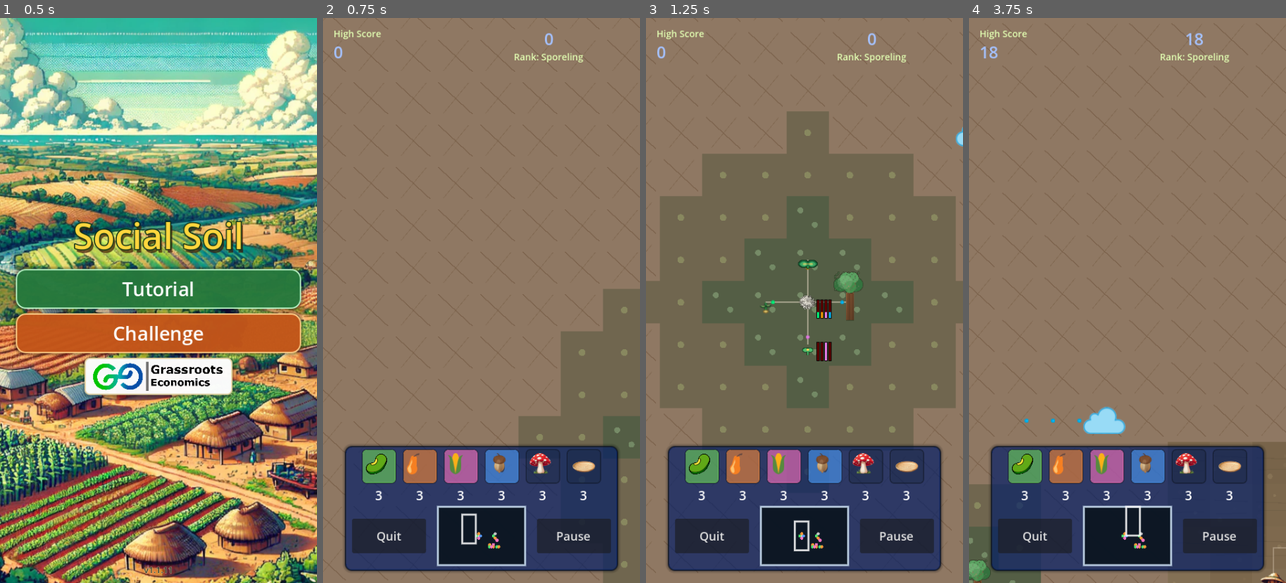
Above: before the commit, frames 1-4 (left to right).
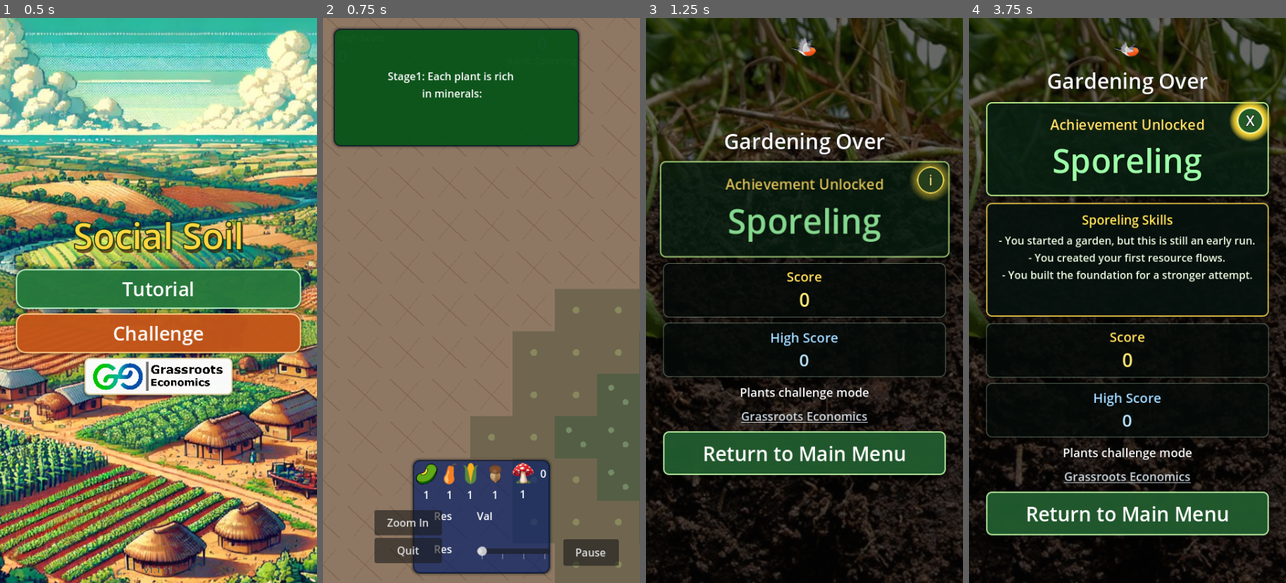
Above: after the commit, the same moments.

Repository: grassrootseconomics/mycofig
Game: Godot game, scene res://scenes/title_screen.tscn
Same seed, same stepped clock (60 frames per second), same inputs: the game is played once before the commit and once after it. Sound files missing from this copy of the repository are replaced by a short silence.
Inputs (mouse positions are in pixels of both pictures, inside the frame that each line leads up to):
- Up to frame 1 (0.5 s): no input
- Up to frame 2 (0.75 s): click "Challenge" at 0.5 s
- Up to frame 3 (1.25 s): no input
- Up to frame 4 (3.75 s): tap Enter at 1.25 s; drag from (1127, 537) to (1130, 300) at 1.27 s; drag from (1064, 328) to (1016, 543) at 2.02 s; move the mouse to (1159, 176) at 2.77 s; hold Right (right) 2.78-3.5 s; tap D (cam_right) at 2.85 s; click (1159, 176) at 2.92 s; click (1251, 181) at 3.5 s, where only the run after the commit has a clickable "i"

Frame 1 is identical in both runs. In frame 2, 40% of the frame differs, in the area x 2-100%, y 1-100%; in frame 3, 99%; in frame 4, 100%, in the area x 0-100%, y 0-100%.
Error after the commit: Parse Error: Cannot infer the type of "zoom_enabled" variable because the value doesn't have a set type. (res://scenes/ui.gd:412)

Commit message:
Implement world zoom functionality and update UI elements for zoom control

Diff:
--- a/global/global.gd
+++ b/global/global.gd
@@ -12,6 +12,7 @@
 var num_connectors = 4
 var active_agent = null
 var is_mobile_platform = false
+var world_zoom_enabled = false
 
 var is_dragging = false
 var bars_on = false
@@ -452,7 +453,11 @@
 	var camera = node.get_viewport().get_camera_2d()
 	if is_instance_valid(camera):
 		var view_size = node.get_viewport().get_visible_rect().size
-		return camera.get_screen_center_position() - view_size * 0.5 + screen_pos
+		var zoom = Vector2(maxf(absf(camera.zoom.x), 0.001), maxf(absf(camera.zoom.y), 0.001))
+		return camera.get_screen_center_position() + Vector2(
+			(screen_pos.x - view_size.x * 0.5) / zoom.x,
+			(screen_pos.y - view_size.y * 0.5) / zoom.y
+		)
 	return screen_pos
 
 
@@ -462,7 +467,9 @@
 	var camera = node.get_viewport().get_camera_2d()
 	if is_instance_valid(camera):
 		var view_size = node.get_viewport().get_visible_rect().size
-		return world_pos - (camera.get_screen_center_position() - view_size * 0.5)
+		var zoom = Vector2(maxf(absf(camera.zoom.x), 0.001), maxf(absf(camera.zoom.y), 0.001))
+		var relative = world_pos - camera.get_screen_center_position()
+		return Vector2(relative.x * zoom.x, relative.y * zoom.y) + view_size * 0.5
 	return world_pos
 
 
--- a/scenes/agent.gd
+++ b/scenes/agent.gd
@@ -208,6 +208,7 @@
 var _bar_update_accum := 0.0
 var _last_occupancy_scale := Vector2(-99999.0, -99999.0)
 var _last_bar_camera_center := Vector2(INF, INF)
+var _last_bar_camera_zoom := Vector2.ZERO
 var _hover_visual_focus := false
 var _harvest_visual_detached := false
 var _harvest_inventory_animating := false
@@ -258,16 +259,23 @@
 	if bars.is_empty():
 		return
 	var anchor = position
+	var bar_zoom := Vector2.ONE
 	if is_instance_valid(bar_canvas) and bar_canvas is CanvasLayer:
 		var viewport = get_viewport()
 		if viewport != null:
 			var camera = viewport.get_camera_2d()
 			if camera != null:
 				_last_bar_camera_center = camera.get_screen_center_position()
+				_last_bar_camera_zoom = camera.zoom
+				bar_zoom = Vector2(maxf(absf(camera.zoom.x), 0.001), maxf(absf(camera.zoom.y), 0.001))
 				anchor = Global.world_to_screen(self, position)
 	for bar in bars:
 		if is_instance_valid(bars[bar]):
-			bars[bar].position = anchor + bars_offset[bar]
+			var offset = bars_offset.get(bar, Vector2.ZERO)
+			if typeof(offset) != TYPE_VECTOR2:
+				offset = Vector2.ZERO
+			bars[bar].scale = bar_zoom
+			bars[bar].position = anchor + Vector2(offset.x * bar_zoom.x, offset.y * bar_zoom.y)
 
 
 func setup_resource_bars(asset_keys: Array = [], force_hidden: bool = false) -> void:
@@ -362,7 +370,11 @@
 	if avoid_rects.is_empty():
 		return false
 	var anchor = position
+	var bar_zoom := Vector2.ONE
 	if is_instance_valid(bar_canvas) and bar_canvas is CanvasLayer:
+		var camera = get_viewport().get_camera_2d()
+		if is_instance_valid(camera):
+			bar_zoom = Vector2(maxf(absf(camera.zoom.x), 0.001), maxf(absf(camera.zoom.y), 0.001))
 		anchor = Global.world_to_screen(self, position)
 	for bar_key in bars:
 		var bar = bars[bar_key]
@@ -371,7 +383,11 @@
 		var bar_size: Vector2 = bar.size
 		if bar_size == Vector2.ZERO:
 			bar_size = Vector2(6.0, 30.0)
-		var bar_rect = Rect2(anchor + bars_offset[bar_key], bar_size)
+		bar_size = Vector2(bar_size.x * bar_zoom.x, bar_size.y * bar_zoom.y)
+		var offset = bars_offset.get(bar_key, Vector2.ZERO)
+		if typeof(offset) != TYPE_VECTOR2:
+			offset = Vector2.ZERO
+		var bar_rect = Rect2(anchor + Vector2(offset.x * bar_zoom.x, offset.y * bar_zoom.y), bar_size)
 		for avoid_rect in avoid_rects:
 			if avoid_rect.intersects(bar_rect):
 				return true
@@ -425,8 +441,10 @@
 	if camera == null:
 		return true
 	var center = camera.get_screen_center_position()
-	var moved = center.distance_squared_to(_last_bar_camera_center) > 0.01
+	var zoom = camera.zoom
+	var moved = center.distance_squared_to(_last_bar_camera_center) > 0.01 or zoom != _last_bar_camera_zoom
 	_last_bar_camera_center = center
+	_last_bar_camera_zoom = zoom
 	return moved
 
 
--- a/scenes/cloud.gd
+++ b/scenes/cloud.gd
@@ -54,11 +54,19 @@
 	if not is_instance_valid(bar_canvas):
 		return
 	var anchor = position
+	var bar_zoom := Vector2.ONE
 	if bar_canvas is CanvasLayer:
+		var camera = get_viewport().get_camera_2d()
+		if is_instance_valid(camera):
+			bar_zoom = Vector2(maxf(absf(camera.zoom.x), 0.001), maxf(absf(camera.zoom.y), 0.001))
 		anchor = Global.world_to_screen(self, position)
 	for bar in bars:
 		if is_instance_valid(bars[bar]):
-			bars[bar].position = anchor + bars_offset[bar]
+			var offset = bars_offset.get(bar, Vector2.ZERO)
+			if typeof(offset) != TYPE_VECTOR2:
+				offset = Vector2.ZERO
+			bars[bar].scale = bar_zoom
+			bars[bar].position = anchor + Vector2(offset.x * bar_zoom.x, offset.y * bar_zoom.y)
 
 
 func refresh_bar_visibility() -> void:
--- a/scenes/minimap_panel.gd
+++ b/scenes/minimap_panel.gd
@@ -24,6 +24,7 @@
 var _redraw_requested := true
 var _last_camera_center := Vector2.INF
 var _last_camera_size := Vector2.ZERO
+var _last_camera_zoom := Vector2.ZERO
 var _last_panel_size := Vector2.ZERO
 var _last_world_rect := Rect2(Vector2.ZERO, Vector2.ZERO)
 
@@ -125,6 +126,9 @@
 				if _last_camera_center == Vector2.INF or _last_camera_center.distance_squared_to(center) > 0.01:
 					_last_camera_center = center
 					changed = true
+				if _last_camera_zoom != camera.zoom:
+					_last_camera_zoom = camera.zoom
+					changed = true
 	return changed
 
 
@@ -228,7 +232,9 @@
 	if not is_instance_valid(camera):
 		return
 	var view_size = viewport.get_visible_rect().size
-	var cam_world = Rect2(camera.get_screen_center_position() - view_size * 0.5, view_size)
+	var zoom = Vector2(maxf(absf(camera.zoom.x), 0.001), maxf(absf(camera.zoom.y), 0.001))
+	var world_size = Vector2(view_size.x / zoom.x, view_size.y / zoom.y)
+	var cam_world = Rect2(camera.get_screen_center_position() - world_size * 0.5, world_size)
 	var p0 = _world_to_map(cam_world.position)
 	var p1 = _world_to_map(cam_world.position + cam_world.size)
 	if p0 == Vector2.INF or p1 == Vector2.INF:
--- a/scenes/ui.gd
+++ b/scenes/ui.gd
@@ -245,6 +245,7 @@
 var _quit_container_ref: MarginContainer = null
 var _pause_button_ref: Button = null
 var _quit_button_ref: Button = null
+var _zoom_button_ref: Button = null
 var _ui_layout_elapsed := 0.0
 var _ui_layout_dirty := true
 var _last_inventory_rect := Rect2(Vector2.ZERO, Vector2.ZERO)
@@ -330,6 +331,9 @@
 	_quit_container_ref = find_child("QuitContainer", true, false) as MarginContainer
 	_pause_button_ref = find_child("PauseButton", true, false) as Button
 	_quit_button_ref = find_child("QuitButton", true, false) as Button
+	_zoom_button_ref = find_child("ZoomButton", true, false) as Button
+	_connect_world_zoom_signal()
+	_sync_zoom_button_label()
 	_ensure_story_facts_button()
 	_ensure_story_facts_panel()
 
@@ -383,6 +387,33 @@
 		return _quit_button_ref
 	_quit_button_ref = find_child("QuitButton", true, false) as Button
 	return _quit_button_ref
+
+
+func _get_zoom_button() -> Button:
+	if is_instance_valid(_zoom_button_ref):
+		return _zoom_button_ref
+	_zoom_button_ref = find_child("ZoomButton", true, false) as Button
+	return _zoom_button_ref
+
+
+func _connect_world_zoom_signal() -> void:
+	var world = _get_world_foundation()
+	if not is_instance_valid(world) or not world.has_signal("world_zoom_changed"):
+		return
+	var callback := Callable(self, "_on_world_zoom_changed")
+	if not world.is_connected("world_zoom_changed", callback):
+		world.connect("world_zoom_changed", callback)
+
+
+func _sync_zoom_button_label() -> void:
+	var zoom_button: Button = _get_zoom_button()
+	if not is_instance_valid(zoom_button):
+		return
+	var zoom_enabled := Global.world_zoom_enabled
+	var world = _get_world_foundation()
+	if is_instance_valid(world) and world.has_method("is_world_zoom_enabled"):
+		zoom_enabled = bool(world.call("is_world_zoom_enabled"))
+	zoom_button.text = "Zoom Out" if zoom_enabled else "Zoom In"
 
 
 func _embed_pause_quit_controls_next_to_minimap() -> void:
@@ -2078,8 +2109,9 @@
 		_story_facts_button.add_theme_font_size_override("font_size", 18 if compact else 16)
 	var pause_button: Button = _get_pause_button()
 	var quit_button: Button = _get_quit_button()
+	var zoom_button: Button = _get_zoom_button()
 	var pause_size = SIDE_BUTTON_SIZE_TINY if tiny else (SIDE_BUTTON_SIZE_COMPACT if compact else SIDE_BUTTON_SIZE_DEFAULT)
-	for button in [pause_button, quit_button]:
+	for button in [pause_button, quit_button, zoom_button]:
 		if not is_instance_valid(button):
 			continue
 		button.custom_minimum_size = pause_size
@@ -3700,6 +3732,19 @@
 		world.set_camera_world_center(world_pos)
 
 
+func _on_world_zoom_changed(_enabled: bool, _zoom: Vector2) -> void:
+	_sync_zoom_button_label()
+
+
+func _on_zoom_button_pressed() -> void:
+	var world = _get_world_foundation()
+	if is_instance_valid(world) and world.has_method("toggle_world_zoom"):
+		world.call("toggle_world_zoom")
+	else:
+		Global.world_zoom_enabled = not Global.world_zoom_enabled
+	_sync_zoom_button_label()
+
+
 func _on_choose_myco_mouse_entered() -> void:
 	mouseOverMyco = true
 
--- a/scenes/ui.tscn
+++ b/scenes/ui.tscn
@@ -337,10 +337,10 @@
 anchor_right = 0.0
 anchor_bottom = 1.0
 offset_left = 72.0
-offset_top = -72.0
+offset_top = -116.0
 offset_right = 186.0
 offset_bottom = -20.0
-custom_minimum_size = Vector2(102, 50)
+custom_minimum_size = Vector2(102, 94)
 grow_horizontal = 0
 grow_vertical = 0
 theme_override_constants/margin_left = 6
@@ -348,7 +348,16 @@
 theme_override_constants/margin_right = 6
 theme_override_constants/margin_bottom = 6
 
-[node name="QuitButton" type="Button" parent="QuitContainer"]
+[node name="VBoxContainer" type="VBoxContainer" parent="QuitContainer"]
+layout_mode = 2
+theme_override_constants/separation = 4
+
+[node name="ZoomButton" type="Button" parent="QuitContainer/VBoxContainer"]
+layout_mode = 2
+custom_minimum_size = Vector2(84, 38)
+text = "Zoom In"
+
+[node name="QuitButton" type="Button" parent="QuitContainer/VBoxContainer"]
 layout_mode = 2
 custom_minimum_size = Vector2(84, 38)
 text = "Quit"
@@ -370,5 +379,6 @@
 [connection signal="drag_ended" from="MarginContainer/VBoxContainer/HBoxContainer/ValVBoxContainer/HSlider" to="." method="_on_h_slider_drag_ended"]
 [connection signal="timeout" from="ScoreTimer" to="." method="_on_score_timer_timeout"]
 [connection signal="pressed" from="RestartContainer/Button" to="." method="_on_restart_button_pressed"]
-[connection signal="pressed" from="QuitContainer/QuitButton" to="." method="_on_quit_button_pressed"]
+[connection signal="pressed" from="QuitContainer/VBoxContainer/ZoomButton" to="." method="_on_zoom_button_pressed"]
+[connection signal="pressed" from="QuitContainer/VBoxContainer/QuitButton" to="." method="_on_quit_button_pressed"]
 [connection signal="pressed" from="MarginCMarginContainer2ontainer/HBoxContainer/PauseButton" to="." method="_on_pause_button_pressed"]
--- a/scenes/world_foundation.gd
+++ b/scenes/world_foundation.gd
@@ -4,6 +4,7 @@
 signal world_initialized(world_rect: Rect2)
 signal tile_stage_changed(coord: Vector2i, stage: int)
 signal baseline_reset
+signal world_zoom_changed(enabled: bool, zoom: Vector2)
 
 const LevelHelpersRef = preload("res://scenes/level_helpers.gd")
 
@@ -50,6 +51,8 @@
 const HOTKEY_WORLD_EDIT_TILES := KEY_C
 const HOTKEY_WORLD_TOGGLE_FOG := KEY_V
 const DEFAULT_CAMERA_SMOOTHING_SPEED := 8.0
+const WORLD_ZOOM_NORMAL := Vector2.ONE
+const WORLD_ZOOM_LARGE := Vector2(2.0, 2.0)
 
 @export var columns: int = 48
 @export var rows: int = 27
@@ -697,7 +700,7 @@
 	if not followed and _should_keyboard_pan():
 		var pan_dir = _get_camera_pan_vector()
 		if pan_dir != Vector2.ZERO:
-			camera.global_position += pan_dir.normalized() * camera_pan_speed * delta
+			camera.global_position += _screen_delta_to_world_delta(pan_dir.normalized() * camera_pan_speed * delta)
 			_clamp_camera()
 	if debug_overlay_enabled or debug_edit_enabled:
 		_update_debug_label()
@@ -1341,8 +1344,54 @@
 	camera.enabled = true
 	camera.position_smoothing_enabled = true
 	camera.position_smoothing_speed = DEFAULT_CAMERA_SMOOTHING_SPEED
+	camera.zoom = _get_target_world_zoom()
 	camera.global_position = get_world_center()
 	_clamp_camera()
+
+
+func _get_target_world_zoom() -> Vector2:
+	return WORLD_ZOOM_LARGE if Global.world_zoom_enabled else WORLD_ZOOM_NORMAL
+
+
+func _get_safe_camera_zoom() -> Vector2:
+	if not is_instance_valid(camera):
+		return WORLD_ZOOM_NORMAL
+	return Vector2(maxf(absf(camera.zoom.x), 0.001), maxf(absf(camera.zoom.y), 0.001))
+
+
+func _screen_delta_to_world_delta(delta: Vector2) -> Vector2:
+	var zoom := _get_safe_camera_zoom()
+	return Vector2(delta.x / zoom.x, delta.y / zoom.y)
+
+
+func _get_visible_world_size() -> Vector2:
+	var view_size = get_viewport().get_visible_rect().size
+	var zoom := _get_safe_camera_zoom()
+	return Vector2(view_size.x / zoom.x, view_size.y / zoom.y)
+
+
+func set_world_zoom_enabled(enabled: bool, immediate: bool = true) -> void:
+	var previous_enabled: bool = Global.world_zoom_enabled
+	Global.world_zoom_enabled = enabled
+	if not is_instance_valid(camera):
+		return
+	var target_zoom := _get_target_world_zoom()
+	var previous_zoom := camera.zoom
+	camera.zoom = target_zoom
+	_clamp_camera()
+	if immediate:
+		camera.reset_smoothing()
+	if previous_enabled != enabled or previous_zoom != target_zoom:
+		emit_signal("world_zoom_changed", enabled, target_zoom)
+
+
+func toggle_world_zoom() -> bool:
+	set_world_zoom_enabled(not Global.world_zoom_enabled)
+	return Global.world_zoom_enabled
+
+
+func is_world_zoom_enabled() -> bool:
+	return Global.world_zoom_enabled
 
 
 func set_camera_smoothing_speed(speed: float) -> void:
@@ -1370,8 +1419,7 @@
 
 func _clamp_camera() -> void:
 	var rect = get_world_rect()
-	var view_size = get_viewport().get_visible_rect().size
-	var half = view_size * 0.5
+	var half = _get_visible_world_size() * 0.5
 	var min_x = rect.position.x + half.x
 	var max_x = rect.position.x + rect.size.x - half.x
 	var min_y = rect.position.y + half.y
@@ -1390,7 +1438,7 @@
 func _pan_camera_by_screen_delta(delta: Vector2) -> void:
 	if delta.length_squared() > 0.001:
 		_clear_selection_for_camera_move()
-	camera.global_position -= delta
+	camera.global_position -= _screen_delta_to_world_delta(delta)
 	_clamp_camera()
 
 
@@ -1429,7 +1477,7 @@
 	if shift_screen.length_squared() < 0.25:
 		return false
 
-	var target_pos = camera.global_position + shift_screen
+	var target_pos = camera.global_position + _screen_delta_to_world_delta(shift_screen)
 	var t = min(1.0, follow_response_speed * delta)
 	camera.global_position = camera.global_position.lerp(target_pos, t)
 	_clamp_camera()
